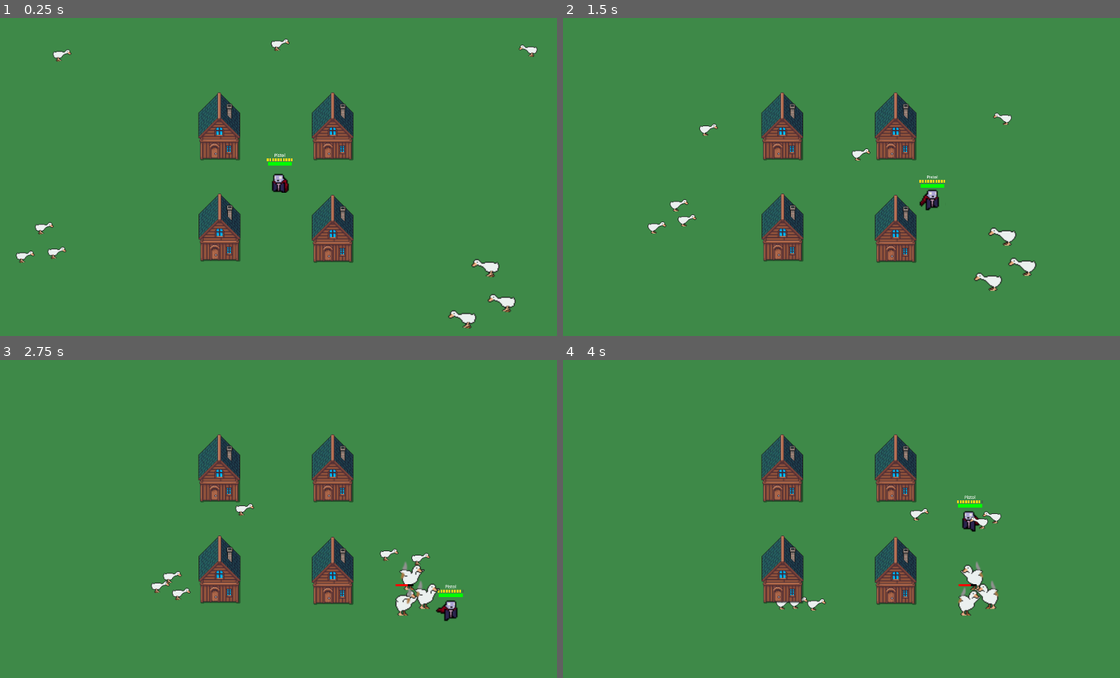
Above: before the commit, frames 1-4 (two rows, left to right).
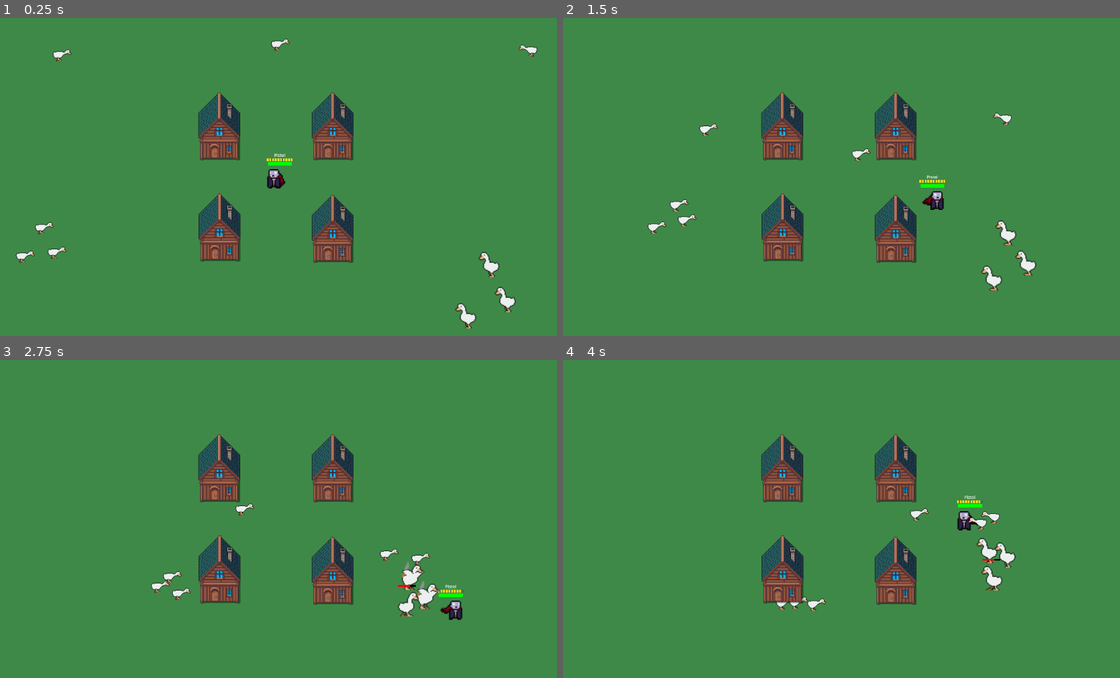
Above: after the commit, the same moments.

Repository: MatthewDulworth/gmtk26
Game: Godot game, scene res://main.tscn
Same seed, same stepped clock (60 frames per second), same inputs: the game is played once before the commit and once after it. Sound files missing from this copy of the repository are replaced by a short silence.
Inputs:
- Up to frame 1 (0.25 s): no input
- Up to frame 2 (1.5 s): hold D (move_right) 0.53-1.28 s; tap E (next_weapon) at 0.6 s; hold S (move_down) from 1.28 s (still down); tap Q (previous_weapon) at 1.35 s
- Up to frame 3 (2.75 s): release S (move_down) at 2.03 s; hold D (move_right) from 2.03 s (still down); hold Space (shoot) from 2.03 s (still down)
- Up to frame 4 (4 s): release D (move_right) at 2.78 s; release Space (shoot) at 2.78 s; hold W (move_up) 2.78-3.53 s; tap E (next_weapon) at 2.85 s; hold A (move_left) from 3.53 s (still down); tap Q (previous_weapon) at 3.6 s

The runs differ from the first frame. In frame 1, 0.6% of the frame differs, in the area x 47-93%, y 47-98%; in frame 2, 0.6%; in frame 3, 0.6%; in frame 4, 1.3%, in the area x 70-82%, y 47-81%.

Commit message:
fix health bar etc

Diff:
--- a/chracters/enemies/EnemyController.gd
+++ b/chracters/enemies/EnemyController.gd
@@ -20,6 +20,7 @@
 @onready var hitbox_collision: CollisionShape2D = $HitBox/CollisionShape2D
 
 enum EnemyState {
+	IDLE,
 	SPAWN,
 	CHASE,
 	ATTACK,
@@ -53,6 +54,8 @@
 	# State transitions
 	if _should_begin_attack():
 		_attack()
+	elif _is_all_players_dead():
+		animation.play("walk")
 
 func _physics_process(_delta: float) ->  void:
 	if state == EnemyState.ATTACK or state == EnemyState.DEAD_PENDING_COLLECTION:
@@ -61,11 +64,15 @@
 	if (position.distance_to(target)) > 5.0:
 		_move_towards_target()
 
-func _set_target_player():
-	target = Vector2(_get_closest_player().position)
+func _set_target_player() -> void:
+	# If all players are dead, go to the middle
+	if _is_all_players_dead():
+		target = Vector2(0, 0)
+	else:
+		target = Vector2(_get_closest_player().position)
 	nav_agent_2d.set_target_position(target)
 
-func _get_closest_player():
+func _get_closest_player() -> PlayerController:
 	var closestPlayer
 	var closestPlayerDistance = INF
 	for player: PlayerController in players:
@@ -156,7 +163,7 @@
 	move_and_slide()
 
 func _should_begin_attack() -> bool:
-	return position.distance_to(target) < enemy_data.attack_range and state == EnemyState.CHASE and not is_attack_on_cooldown
+	return position.distance_to(target) < enemy_data.attack_range and state == EnemyState.CHASE and not is_attack_on_cooldown and not _is_all_players_dead()
 
 func _is_dead() -> bool:
 	return state == EnemyState.DEAD_PENDING_COLLECTION or state == EnemyState.DEAD_COLLECTED
@@ -170,7 +177,6 @@
 
 	# If player is overlapping, deal damage
 	var hit_areas = hitbox.get_overlapping_areas()
-	print(hit_areas)
 	for area in hit_areas:
 		var parent = area.get_parent()
 		if parent is PlayerController:
@@ -183,3 +189,6 @@
 	_chase()
 	await get_tree().create_timer(enemy_data.attack_cooldown).timeout
 	is_attack_on_cooldown = false
+
+func _is_all_players_dead() -> bool:
+		return players.all(func(p): return p.state == PlayerController.PlayerState.DEAD)
--- a/components/HealthBar.gd
+++ b/chracters/enemies/EnemyHealthBar.gd
@@ -4,7 +4,7 @@
 @export var health: Health
 @export var enemy: EnemyController
 
-var is_visible: bool = false
+var is_bar_visible: bool = false
 
 @onready var background_rect = $ColorRectBackground
 @onready var health_rect = $ColorRectHealth
@@ -16,18 +16,18 @@
 
 func _process(_delta: float) -> void:
 	if enemy.state in [enemy.EnemyState.DEAD_PENDING_COLLECTION, enemy.EnemyState.DEAD_COLLECTED]:
-		is_visible = false
+		is_bar_visible = false
 
 	_render()
 
 func _init() -> void:
-	is_visible = false
+	is_bar_visible = false
 
 func _render() -> void:
 	var health_percent = health.current_health / health.max_health
 	var health_width = health_percent * 20
 
-	if is_visible == false:
+	if is_bar_visible == false:
 		background_rect.color = Color(background_rect.color.r, background_rect.color.g, background_rect.color.b, 0.0)
 		health_rect.color = Color(health_rect.color.r, health_rect.color.g, health_rect.color.b, 0.0)
 	else:
@@ -35,5 +35,5 @@
 		health_rect.color = Color(health_rect.color.r, health_rect.color.g, health_rect.color.b, 1.0)
 		health_rect.size.x = health_width
 
-func _on_health_change(cur_health):
-	is_visible = true
+func _on_health_change(_cur_health):
+	is_bar_visible = true
--- a/components/HealthBar.tscn
+++ b/chracters/enemies/EnemyHealthBar.tscn
@@ -1,6 +1,6 @@
 [gd_scene format=3 uid="uid://d4h7b5x0lxmtq"]
 
-[ext_resource type="Script" uid="uid://dflk3iu0vp8ri" path="res://components/HealthBar.gd" id="1_sah8w"]
+[ext_resource type="Script" uid="uid://dflk3iu0vp8ri" path="res://chracters/enemies/EnemyHealthBar.gd" id="1_sah8w"]
 
 [node name="HealthBar" type="Node2D" unique_id=671079911]
 script = ExtResource("1_sah8w")
--- a/chracters/enemies/enemy.tscn
+++ b/chracters/enemies/enemy.tscn
@@ -11,7 +11,7 @@
 [ext_resource type="Texture2D" uid="uid://cai7wvm13476g" path="res://assets/Goose/Run.png" id="6_r7v4m"]
 [ext_resource type="Texture2D" uid="uid://3to73gt4a5n0" path="res://assets/Goose/Walk.png" id="7_6sxb8"]
 [ext_resource type="Texture2D" uid="uid://cwmh8k1jxx3fy" path="res://assets/Goose/Attack.png" id="8_jvj35"]
-[ext_resource type="PackedScene" uid="uid://d4h7b5x0lxmtq" path="res://components/HealthBar.tscn" id="12_jgmlk"]
+[ext_resource type="PackedScene" uid="uid://d4h7b5x0lxmtq" path="res://chracters/enemies/EnemyHealthBar.tscn" id="12_jgmlk"]
 
 [sub_resource type="Resource" id="Resource_dgned"]
 script = ExtResource("2_r7v4m")
@@ -248,7 +248,7 @@
 
 [node name="AnimatedSprite2D" type="AnimatedSprite2D" parent="." unique_id=1927816173]
 sprite_frames = SubResource("SpriteFrames_r7v4m")
-animation = &"death"
+animation = &"idle"
 
 [node name="NavigationAgent2D" type="NavigationAgent2D" parent="." unique_id=1165551425]
 
--- a/chracters/enemies/EnemySlow.tres
+++ b/chracters/enemies/variants/EnemySlow.tres
@@ -1,15 +1,15 @@
 [gd_resource type="Resource" script_class="EnemyData" format=3 uid="uid://bxhj8gcqqmkpd"]
 
-[ext_resource type="Script" uid="uid://bdhvi88d3ihm2" path="res://chracters/enemies/EnemyData.gd" id="1_jc8jc"]
+[ext_resource type="Script" uid="uid://bdhvi88d3ihm2" path="res://chracters/enemies/EnemyData.gd" id="1_v5nes"]
 
 [resource]
-script = ExtResource("1_jc8jc")
+script = ExtResource("1_v5nes")
 max_health = 3.0
 move_speed = 150.0
 count_down_value = 5
+animation_name_move = "walk"
 attack_range = 75.0
 attack_damage = 10.0
-attack_cooldown = 3.0
-attack_duration = 2.0
+attack_cooldown = 2.0
 size_scale = 3.0
 metadata/_custom_type_script = "uid://bdhvi88d3ihm2"
--- a/chracters/player/PlayerController.gd
+++ b/chracters/player/PlayerController.gd
@@ -11,12 +11,22 @@
 
 @onready var animation: AnimatedSprite2D = $AnimatedSprite2D
 @onready var pickup_box: Area2D = $PickupBox
+@onready var collision_box: CollisionShape2D = $CollisionShape2D
 
 var player_id: InputManager.PlayerID = InputManager.PlayerID.PLAYER_1
 var input: InputIntent
+var state: PlayerState
+
+enum PlayerState {
+	ALIVE,
+	DEAD
+}
 
 func pickup_weapon(data: WeaponData) -> void:
 	weapons_list.add_weapon(data)
+
+func take_damage(damage: float) -> void:
+	health.take_damage(damage)
 
 func _ready() -> void:
 	health.initialize(player_data.max_health)
@@ -25,13 +35,16 @@
 	health.died.connect(_on_death)
 	weapons_list.initialize(player_data.starting_weapons)
 	_use_weapon(weapons_list.get_current_weapon())
-	animation.play("levitate")
+	state = PlayerState.ALIVE
+
+	animation.play(player_data.animation_name_move)
 
 	# Don't shoot ourself
 	_set_hurtbox_collision_layer(CollisionLayers.Layer.PLAYER_HURTBOX)
 
 	# Signals
 	pickup_box.area_entered.connect(_on_collect_feather)
+	animation.animation_finished.connect(_on_animation_complete)
 
 func _process(_delta: float) -> void:
 	input = InputManager.get_input_intent(player_id)
@@ -60,7 +73,17 @@
 	move_and_slide()
 
 func _on_death() -> void:
-	print(player_id, " died")
+	print("player ", player_id, " died.")
+	state = PlayerState.DEAD
+	set_process(false)
+	set_physics_process(false)
+	velocity = Vector2.ZERO
+	animation.play(player_data.animation_name_die)
+
+	# Disable collision
+	collision_box.set_deferred("disabled", true)
+	pickup_box.set_deferred("disabled", true)
+
 
 func _about_face() -> void:
 	if velocity.x > 0:
@@ -83,6 +106,7 @@
 			if enemy and enemy.state == EnemyController.EnemyState.DEAD_PENDING_COLLECTION:
 				enemy.collect()
 
-func take_damage(damage: float) -> void:
-	print('im hit')
-	health.take_damage(damage)
+func _on_animation_complete() -> void:
+	if animation.animation == player_data.animation_name_die:
+		animation.stop()
+		animation.frame = animation.sprite_frames.get_frame_count(player_data.animation_name_die) - 1
--- a/chracters/player/PlayerData.gd
+++ b/chracters/player/PlayerData.gd
@@ -1,6 +1,10 @@
 extends Resource
 class_name PlayerData
 
-@export var max_health: float = 100.0
+@export var max_health: float = 20.0
 @export var move_speed: float = 200.0
 @export var starting_weapons: Array[WeaponData]
+
+@export var animation_name_die: String = "die"
+@export var animation_name_move: String = "glide"
+@export var animation_name_idle: String = "levitate"
--- a/chracters/player/PlayerHealthBar.gd
+++ b/chracters/player/PlayerHealthBar.gd
@@ -11,10 +11,10 @@
 	health = _health
 	health.health_changed.connect(_update)
 	health.died.connect(_on_died)
-	_update()
+	_update(health.current_health)
 
-func _update() -> void:
-	var pct = health.current_health / health.max_health
+func _update(new_health) -> void:
+	var pct = new_health / health.max_health
 	fill.size.x = width * pct
 	fill.color = Color.GREEN.lerp(Color.RED, 1.0 - pct)
 
--- a/chracters/player/player.tscn
+++ b/chracters/player/player.tscn
@@ -4,17 +4,17 @@
 [ext_resource type="PackedScene" uid="uid://c45dnc7c85agi" path="res://components/HurtBox.tscn" id="2_q3yxo"]
 [ext_resource type="Script" uid="uid://b1ltxks71q21v" path="res://chracters/player/PlayerData.gd" id="2_tdtta"]
 [ext_resource type="Resource" uid="uid://cchvlvuoyk60d" path="res://weapons/Pistol.tres" id="3_7eplg"]
+[ext_resource type="Script" uid="uid://wbbbadomml83" path="res://components/Health.gd" id="3_tdtta"]
 [ext_resource type="Resource" uid="uid://dapcnrc6ggwk" path="res://weapons/Uzi.tres" id="3_uzi"]
-[ext_resource type="Script" uid="uid://wbbbadomml83" path="res://components/Health.gd" id="3_tdtta"]
 [ext_resource type="PackedScene" uid="uid://c7yaknwjn8i2u" path="res://components/PickupBox.tscn" id="5_puunv"]
 [ext_resource type="Resource" uid="uid://7ovfvi5xec8f" path="res://weapons/RocketLauncher.tres" id="5_t7shh"]
 [ext_resource type="PackedScene" path="res://chracters/player/PlayerHealthBar.tscn" id="6_hpbar"]
-[ext_resource type="Texture2D" uid="uid://vht0s4s0u07e" path="res://ASSets/Vampire-v2/Vampire-Burn.png" id="7_5edc0"]
-[ext_resource type="Texture2D" uid="uid://blnwnjieejw6i" path="res://ASSets/Vampire-v2/Vampire-Levitate-24x24.png" id="7_7fake"]
+[ext_resource type="Texture2D" uid="uid://vht0s4s0u07e" path="res://assets/Vampire-v2/Vampire-Burn.png" id="7_5edc0"]
+[ext_resource type="Texture2D" uid="uid://blnwnjieejw6i" path="res://assets/Vampire-v2/Vampire-Levitate-24x24.png" id="7_7fake"]
 [ext_resource type="Script" uid="uid://d1m2ulshd7v5" path="res://weapons/Weapon.gd" id="7_7qpiw"]
 [ext_resource type="PackedScene" path="res://weapons/WeaponHUD.tscn" id="7_whud"]
-[ext_resource type="Texture2D" uid="uid://bvmjk8wd8luvw" path="res://ASSets/Vampire-v2/Vampire-Glide.png" id="8_7fake"]
-[ext_resource type="Texture2D" uid="uid://ulwh5l54q11x" path="res://ASSets/Vampire-v2/Vampire-DustExplosion-Sheet.png" id="9_lt451"]
+[ext_resource type="Texture2D" uid="uid://bvmjk8wd8luvw" path="res://assets/Vampire-v2/Vampire-Glide.png" id="8_7fake"]
+[ext_resource type="Texture2D" uid="uid://ulwh5l54q11x" path="res://assets/Vampire-v2/Vampire-DustExplosion-Sheet.png" id="9_lt451"]
 [ext_resource type="Script" uid="uid://cx6lerykt0y5s" path="res://weapons/WeaponData.gd" id="10_wdata"]
 [ext_resource type="Script" uid="uid://c8ihojc5e8qiw" path="res://weapons/WeaponsList.gd" id="14_dyqbq"]
 
@@ -109,10 +109,6 @@
 [sub_resource type="AtlasTexture" id="AtlasTexture_jgun2"]
 atlas = ExtResource("9_lt451")
 region = Rect2(240, 0, 24, 24)
-
-[sub_resource type="AtlasTexture" id="AtlasTexture_kwcku"]
-atlas = ExtResource("9_lt451")
-region = Rect2(264, 0, 24, 24)
 
 [sub_resource type="AtlasTexture" id="AtlasTexture_t08ad"]
 atlas = ExtResource("8_7fake")
@@ -260,11 +256,8 @@
 }, {
 "duration": 1.0,
 "texture": SubResource("AtlasTexture_jgun2")
-}, {
-"duration": 1.0,
-"texture": SubResource("AtlasTexture_kwcku")
 }],
-"loop": 1,
+"loop": 0,
 "name": &"die",
 "speed": 5.0
 }, {
@@ -367,7 +360,7 @@
 [node name="AnimatedSprite2D" type="AnimatedSprite2D" parent="." unique_id=754190705]
 scale = Vector2(4, 4)
 sprite_frames = SubResource("SpriteFrames_rhggh")
-animation = &"burn"
+animation = &"die"
 
 [node name="WeaponsList" type="Node" parent="." unique_id=1890540205]
 script = ExtResource("14_dyqbq")
--- a/components/Health.gd
+++ b/components/Health.gd
@@ -23,4 +23,4 @@
 
 func heal(amount: float) -> void:
 	current_health = min(max_health, current_health + amount)
-	health_changed.emit()
+	health_changed.emit(current_health)
--- a/level/level.tscn
+++ b/level/level.tscn
@@ -6,9 +6,9 @@
 [ext_resource type="PackedScene" uid="uid://d33q7ngm2teb7" path="res://item/item.tscn" id="3_ktfr2"]
 [ext_resource type="Script" uid="uid://bdhvi88d3ihm2" path="res://chracters/enemies/EnemyData.gd" id="4_6gtgk"]
 [ext_resource type="PackedScene" uid="uid://d0fyntx0582l7" path="res://chracters/player/player.tscn" id="4_ivpvi"]
-[ext_resource type="Resource" uid="uid://bbiflcgguj78o" path="res://chracters/enemies/EnemyMed.tres" id="5_cw150"]
-[ext_resource type="Resource" uid="uid://d38xsxobsmd6k" path="res://chracters/enemies/EnemyFast.tres" id="6_xii2b"]
-[ext_resource type="Resource" uid="uid://bxhj8gcqqmkpd" path="res://chracters/enemies/EnemySlow.tres" id="7_rhqlf"]
+[ext_resource type="Resource" uid="uid://bbiflcgguj78o" path="res://chracters/enemies/variants/EnemyMed.tres" id="5_cw150"]
+[ext_resource type="Resource" uid="uid://d38xsxobsmd6k" path="res://chracters/enemies/variants/EnemyFast.tres" id="6_xii2b"]
+[ext_resource type="Resource" uid="uid://bxhj8gcqqmkpd" path="res://chracters/enemies/variants/EnemySlow.tres" id="7_rhqlf"]
 
 [sub_resource type="TileSetAtlasSource" id="TileSetAtlasSource_dgned"]
 texture = ExtResource("3_44x8d")
--- a/main.tscn
+++ b/main.tscn
@@ -7,9 +7,9 @@
 [ext_resource type="Resource" uid="uid://cchvlvuoyk60d" path="res://weapons/Pistol.tres" id="3_kek77"]
 [ext_resource type="Resource" uid="uid://dapcnrc6ggwk" path="res://weapons/Uzi.tres" id="3_uzi"]
 [ext_resource type="Script" uid="uid://cx6lerykt0y5s" path="res://weapons/WeaponData.gd" id="3_wdata"]
-[ext_resource type="Resource" uid="uid://bxhj8gcqqmkpd" path="res://chracters/enemies/EnemySlow.tres" id="4_5vw27"]
-[ext_resource type="Resource" uid="uid://d38xsxobsmd6k" path="res://chracters/enemies/EnemyFast.tres" id="6_kek77"]
-[ext_resource type="Resource" uid="uid://bbiflcgguj78o" path="res://chracters/enemies/EnemyMed.tres" id="7_5vw27"]
+[ext_resource type="Resource" uid="uid://bxhj8gcqqmkpd" path="res://chracters/enemies/variants/EnemySlow.tres" id="4_5vw27"]
+[ext_resource type="Resource" uid="uid://d38xsxobsmd6k" path="res://chracters/enemies/variants/EnemyFast.tres" id="6_kek77"]
+[ext_resource type="Resource" uid="uid://bbiflcgguj78o" path="res://chracters/enemies/variants/EnemyMed.tres" id="7_5vw27"]
 [ext_resource type="PackedScene" uid="uid://dktivciqkls6i" path="res://obstacles/Obstacle.tscn" id="7_272bh"]
 
 [sub_resource type="Resource" id="Resource_lquwl"]
--- a/project.godot
+++ b/project.godot
@@ -18,6 +18,8 @@
 run/main_scene="uid://c6yplr84qj8xy"
 config/features=PackedStringArray("4.7", "GL Compatibility")
 config/icon="res://icon.svg"
+<<<<<<<HEADrun/main_scene="uid://c0b5phmxypmb5"
+|||||||parentofe7fcd9e(gooseidle)config/features=PackedStringArray("4.7", "GL Compatibility")
 
 [autoload]
 
Not shown, changed: ASSets/Audio/placeholder_sfx.mp3.import
Not shown, changed: ASSets/Audio/playholder_theme.mp3.import
Not shown, changed: ASSets/Cute_Fantasy_Free/Animals/Chicken/Chicken.png.import
Not shown, changed: ASSets/Cute_Fantasy_Free/Animals/Cow/Cow.png.import
Not shown, changed: ASSets/Cute_Fantasy_Free/Animals/Pig/Pig.png.import
Not shown, changed: ASSets/Cute_Fantasy_Free/Animals/Sheep/Sheep.png.import
Not shown, changed: ASSets/Cute_Fantasy_Free/Enemies/Skeleton.png.import
Not shown, changed: ASSets/Cute_Fantasy_Free/Enemies/Slime_Green.png.import
Not shown, changed: ASSets/Cute_Fantasy_Free/Outdoor decoration/Bridge_Wood.png.import
Not shown, changed: ASSets/Cute_Fantasy_Free/Outdoor decoration/Chest.png.import
Not shown, changed: ASSets/Cute_Fantasy_Free/Outdoor decoration/Fences.png.import
Not shown, changed: ASSets/Cute_Fantasy_Free/Outdoor decoration/House_1_Wood_Base_Blue.png.import
(and 28 more such lines)
